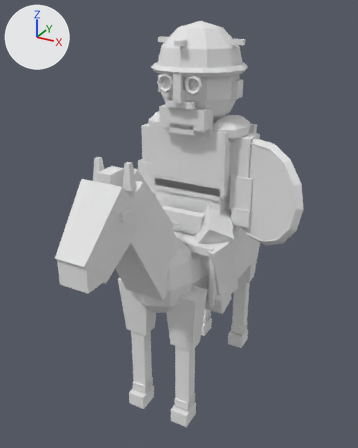
The Blender file art_source/blender/units/blend/vikings/cavalry_a3.blend, before and after one commit.
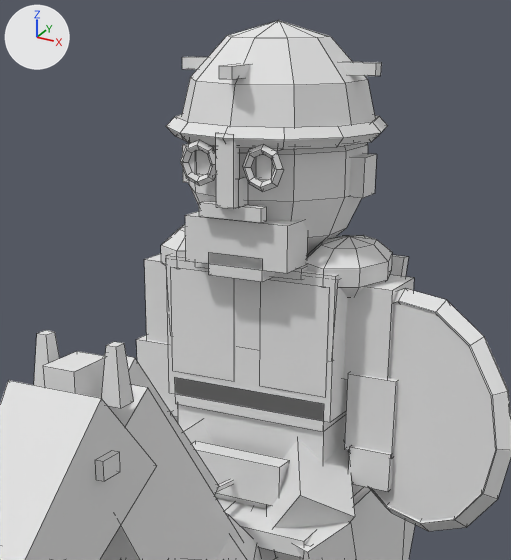
Old and new are each drawn whole from a 50 mm camera at (1.4, -2.8, 2.6) aimed at (-0.01, -0.25, 1.32) and again close up on the part from 22% to 84% of the width and 3% to 58% of the height. Arrows for +X, +Y and +Z are at upper left; the lights stay in place. The last two pictures show the newer version. The close-ups show mesh edges as thin lines.

In view in the first close-up: 'Body'.
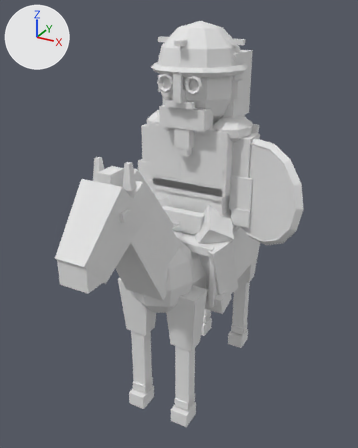
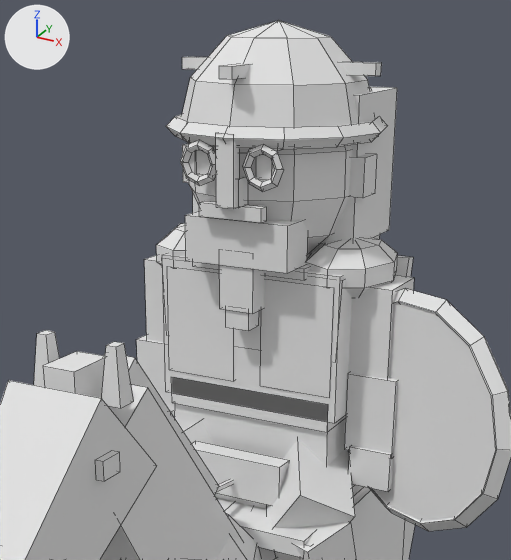
The newer file is also rescaled (x1.04) as a whole; pictures and numbers use the older file's frame.

Patch to the scene script:
```diff
--- a/art_source/blender/units/blend/vikings/cavalry_a3.blend.py
+++ b/art_source/blender/units/blend/vikings/cavalry_a3.blend.py
@@ me_body @@
 # used by ob_body; location = (0.0, 0.0, 0.0)
-me_body.from_pydata(...)  # 1085 vertices, 965 faces; spans x -0.45..0.77, y -1.29..0.92, z 0.0..2.52
+me_body.from_pydata(...)  # 1140 vertices, 1014 faces; spans x -0.45..0.77, y -1.29..0.92, z 0.0..2.52
+# me_body part 1: the loose piece of 8 vertices spanning x -0.26..0.26, y -0.16..0.16, z 1.69..1.91 is scaled about its middle by (1.05, 1, 1)
+# me_body part 2: a new loose piece, a box spanning x -0.27..0.27, y -0.16..0.16, z 1.52..1.92, in mat_pe_unitpalette (its picture is missing)
+# me_body part 3: the loose piece of 8 vertices spanning x -0.25..0.25, y -0.16..0.16, z 1.22..1.26 is scaled about its middle by (1.01, 0.949, 7.5), then moved by (0.0, 0.0, 0.13)
+# me_body part 4: a new loose piece, a box spanning x -0.168..0.168, y -0.165..0.155, z 1.9..1.93, in mat_pe_unitpalette (its picture is missing)
+# me_body part 5: a new loose piece, a box spanning x -0.247..0.247, y -0.16..0.16, z 1.49..1.57, in mat_pe_unitpalette (its picture is missing)
+# me_body part 6: the loose piece of 8 vertices spanning x -0.3..0.3, y 0.13..0.25, z 1.12..1.9 is scaled about its middle by (1.05, 1, 1)
+# me_body part 7: a new loose piece, a box spanning x -0.05..0.05, y -0.225..-0.155, z 1.81..1.97, in mat_pe_unitpalette (its picture is missing)
+# me_body part 8: a new loose piece, a box spanning x -0.035..0.035, y -0.22..-0.16, z 1.76..1.82, in mat_pe_unitpalette (its picture is missing)
+# me_body part 9: a new loose piece, a box spanning x -0.24..0.24, y -0.03..0.23, z 1.97..2.35, in mat_pe_unitpalette (its picture is missing)
+# me_body part 10: the loose piece of 8 vertices spanning x -0.08..0.08, y -0.23..-0.15, z 1.9..1.96 is deleted
+# me_body part 11: 8 vertices moved from x -0.24..0.24, y -0.16..0.14, z 1.59..1.89 to x -0.25..0.25, y -0.16..0.14, z 1.59..1.89; 88 vertices removed from x -0.33..0.33, y -0.16..0.16, z 1.52..1.99; 64 vertices added at x -0.35..0.35, y -0.16..0.16, z 1.83..1.99
+# other edits to the shape of me_body do not show in these pictures
 me_body.materials.append(mat_pe_unitpalette)
```

Boxes (x1, y1, x2, y2) around the edits, measured in the close-ups (511 x 560 px; the box of a moved part takes in the faces that stretch with it):
part 1 of me_body, moved or reshaped: before (166, 264, 348, 321); after (162, 260, 352, 322)
part 2 of me_body, added: after (162, 254, 351, 423)
part 3 of me_body, moved or reshaped (not visible before): after (175, 404, 353, 485)
part 4 of me_body, added: after (193, 255, 311, 280)
part 5 of me_body, added: after (171, 377, 346, 432)
part 6 of me_body, moved or reshaped: before (389, 255, 408, 277); after (395, 255, 413, 277)
part 7 of me_body, added: after (220, 265, 265, 314)
part 8 of me_body, added: after (226, 310, 259, 331)
part 9 of me_body, added: after (193, 87, 397, 244)
part 10 of me_body, deleted: before (209, 252, 274, 282)
part 11 of me_body, moved or reshaped: before (161, 225, 392, 422); after (156, 220, 397, 398)
